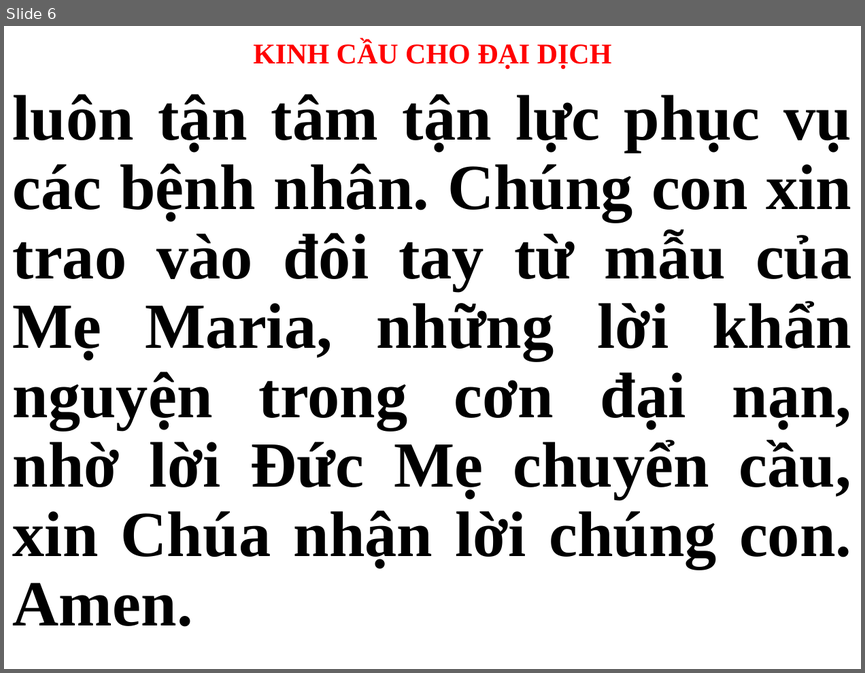
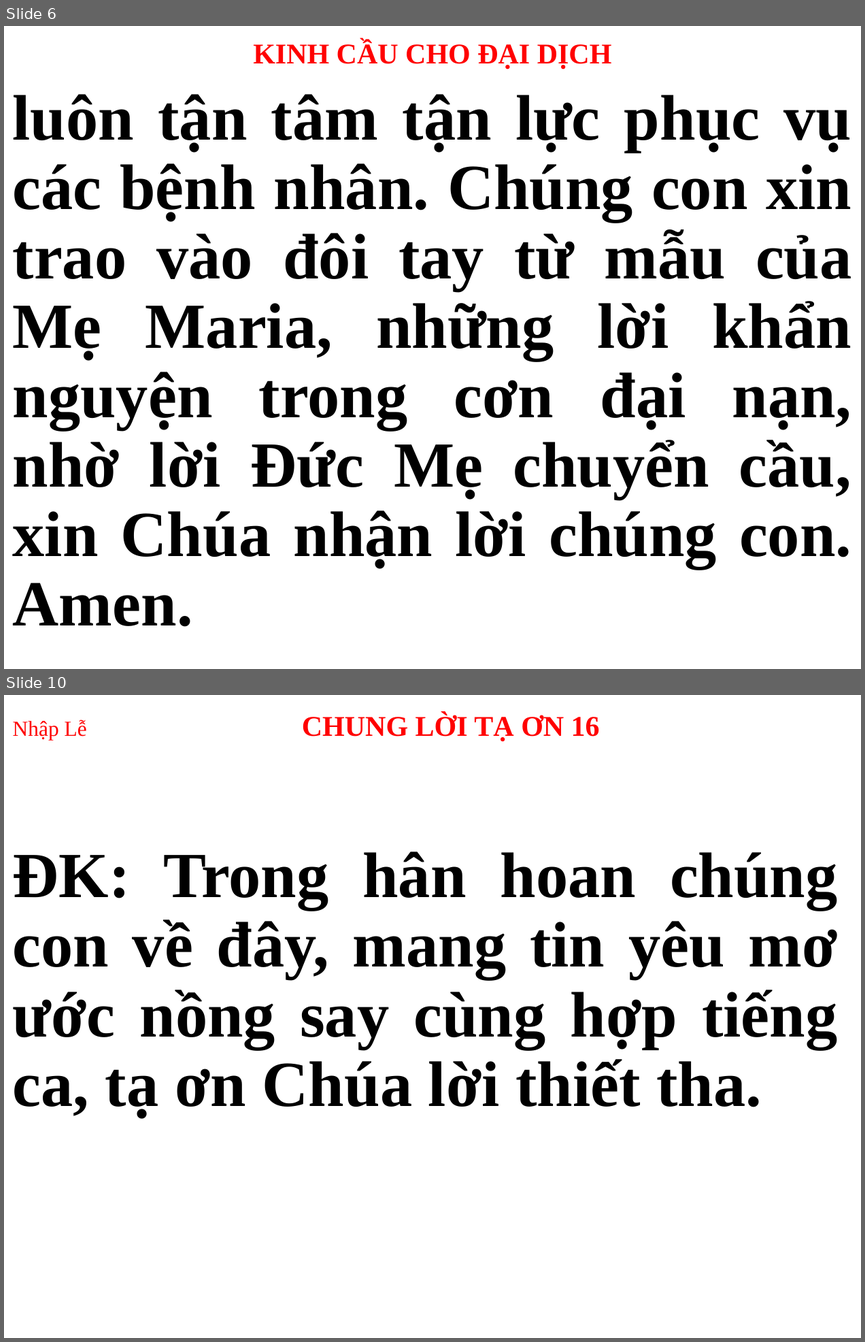
Before and after one commit to peteranh99/usb-songs, a slide deck: Thứ 3.pptx. Shown one above the other, each under a label of ours: slide 6 before the commit, slides 6 and 10 after it; the slides between them are not shown. The pictures are 865x673 and 865x1342 pixels, drawn with LibreOffice and Linux fonts; fonts in the diff are those of the drawing. Boxes give left, top, right and bottom in pixels: in the first picture for what was removed or moved away, otherwise in the second. Text is boxed around its words. In the diff, an @@ line names an element or a change of style, - is before the commit and + after.

```diff
--- a/Thứ 3.pptx
+++ b/Thứ 3.pptx
@@ slide 10 added at (x1=4, y1=695, x2=861, y2=1338), background #FFFFFF @@
@@ title added at (x1=13, y1=713, x2=600, y2=742), 24 pt, text #FF0000, bold @@
+Nhập Lễ CHUNG LỜI TẠ ƠN 16
@@ subtitle added at (x1=13, y1=851, x2=838, y2=1118), 54 pt, text #000000, bold @@
+ĐK: Trong hân hoan chúng con về đây, mang tin yêu mơ ước nồng say cùng hợp tiếng ca, tạ ơn Chúa lời thiết tha.
```
Also in this commit, not shown: 2 slides changed, 17 other slides added, 17 slides removed.
